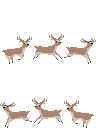
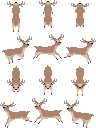
The second 96 x 128 image is a revision of the first. Changes to its layers:
painted on "antlers" over <box>7,0,89,85</box>
painted on "deer" over <box>11,1,85,96</box>
